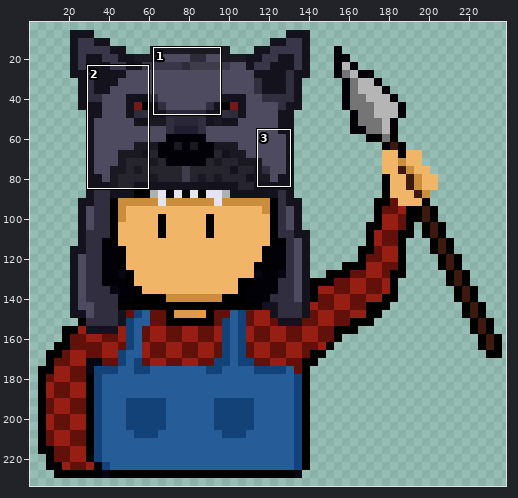
File history of a sprite sheet, assets/images/roles/Hunter.png. The picture above shows the old version from afar; the outline marks the close-up.
Close-up. First the earlier version:
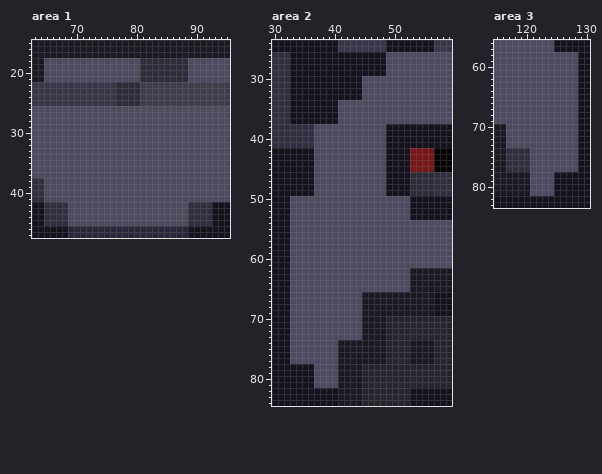
The file is 239x233 pixels. Colours within 5 levels of each other are drawn and written as one. Shown: area 1: x 63..95, y 15..47; area 2: x 30..59, y 24..84; area 3: x 115..130, y 56..83. The old version is drawn lined up with the new one, on the new canvas. The wide view leaves out empty margins. The commit also changed other parts of the picture, which this record leaves out.
After:
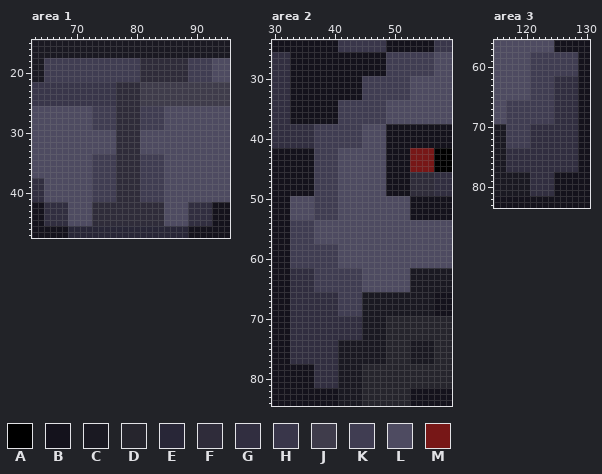
Palette (. is transparent): A #000000  B #14121c  C #1a1922  D #26252d  E #282637  F #2f2c3a  G #312e40  H #39364a  J #3f3c4b  K #403d52  L #4e4b61  M #771717
Change:
canvas 239x233 -> 239x235, the old top-left corner now at 1,0 (the part of the old canvas that was cut away was empty and is not shown)
Area 1:
y 18..21: x 65..80 LLLLLLLLLLLLLLLL -> KKKKKKKKKKKKKKKK; x 89..92 LLLL -> KKKK
y 26..29: x 73..84 LLLLLLLLLLLL -> KKKKFFFFKKKK
y 30..33: x 77..80 LLLL -> FFFF
y 34..41: x 73..84 LLLLLLLLLLLL -> KKKKFFFFKKKK
y 42..45: x 73..84 LLLLLLLLLLLL -> FFFFFFFFFFFF
Area 2:
y 26..29: x 49..56 LLLLLLLL -> KKKKKKKK
y 30..33: x 45..52 LLLLLLLL -> KKKKKKKK
y 34..37: x 41..48 LLLLLLLL -> KKKKKKKK
y 38..41: x 37..44 LLLLLLLL -> KKKKKKKK
y 42..53: x 37..40 LLLL -> KKKK
y 54..57: x 33..36 LLLL -> KKKK
y 58..61: x 33..40 LLLLLLLL -> KKKKKKKK
y 62..65: x 33..44 LLLLLLLLLLLL -> GGGGKKKKKKKK
y 66..69: x 33..44 LLLLLLLLLLLL -> GGGGGGGGKKKK
y 70..73: x 33..44 LLLLLLLLLLLL -> GGGGGGGGGGGG
y 74..77: x 33..40 LLLLLLLL -> GGGGGGGG
y 78..81: x 37..40 LLLL -> GGGG
Area 3:
y 58..61: x 121..128 LLLLLLLL -> KKKKKKKK
y 62..65: x 121..128 LLLLLLLL -> KKKKGGGG
y 66..69: x 117..128 LLLLLLLLLLLL -> KKKKKKKKGGGG
y 70..73: x 117..128 LLLLLLLLLLLL -> KKKKGGGGGGGG
y 74..77: x 121..128 LLLLLLLL -> GGGGGGGG
y 78..81: x 121..124 LLLL -> GGGG
